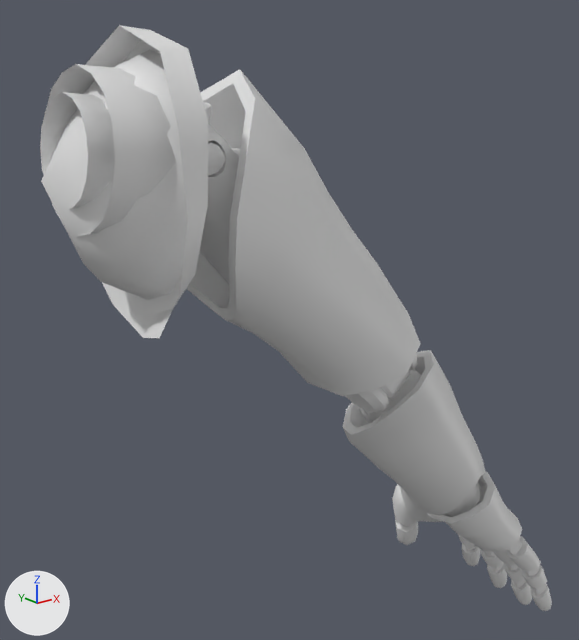
What one commit did to the FBX model Assets/3Dmodels/3Dmodels_Bodies/3Dmodels_Bodies_WonderBodies/3Dmodels_Bodies_WonderBodies_Males/3Dmodel_Body_WonderBody_Male_Normal/3Dmodel_Body_WonderBody_Male_Normal_ArmRight.fbx.
One viewpoint serves both versions: a camera (50 mm lens) standing at (-0.098, -0.525, 1.458) and looking at (0.36, 0.048, 1.229). Every picture has the same lights, and +X, +Y and +Z are marked at lower left. The older version comes first. Where no turn or scale is listed for an object, it has been applied to the vertices. Vertices at exactly the same position are counted once.

Objects in the first picture: 'Body_WonderBody_Male_Normal_ArmRight'.
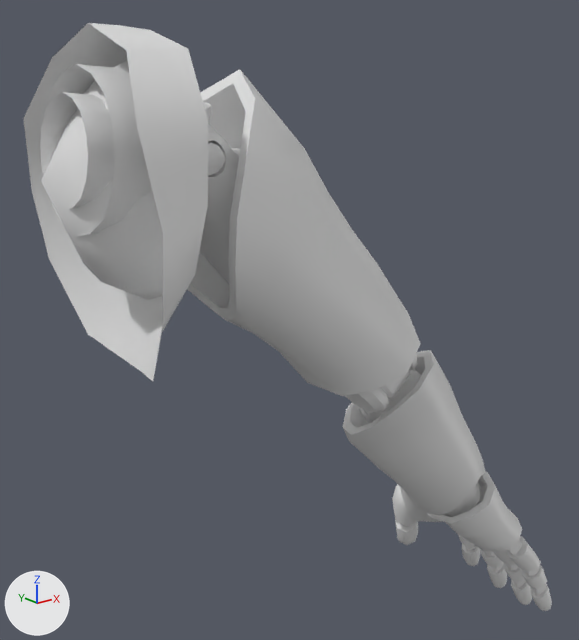
Where the newer file only moved an object's origin or applied its transform, the numbers keep the older frame.

Pixel boxes (x1, y1, x2, y2) of what changed, in the pictures (579 x 640 px):
'Body_WonderBody_Male_Normal_ArmRight', reshaped
    before: (40, 25, 552, 611)
    after: (23, 23, 552, 611)
part 1 of me_body_wonderbody_male_normal_armright, built on
    before: (102, 49, 208, 338)
    after: (23, 23, 208, 381)

Edits to the bpy script that builds the scene:
```text
Change me_body_wonderbody_male_normal_armright:
    used by ob_body_wonderbody_male_normal_armright; location = (0.0, 0.0, 0.0)
    remove me_body_wonderbody_male_normal_armright.from_pydata(...)  # 3001 vertices, 3279 faces; spans x 0.105..0.676, y -0.096..0.091, z 0.821..1.486
    add me_body_wonderbody_male_normal_armright.from_pydata(...)  # 3011 vertices, 3299 faces; spans x 0.105..0.676, y -0.102..0.091, z 0.821..1.487
    me_body_wonderbody_male_normal_armright part 1
    5 vertices are removed from x 0.16..0.178, y -0.054..0.069, z 1.265..1.418
    8 faces are deleted
    17 vertices are added at x 0.13..0.177, y -0.102..0.091, z 1.238..1.487
    28 new faces join them
    other edits to the shape of me_body_wonderbody_male_normal_armright do not show in these pictures
```
